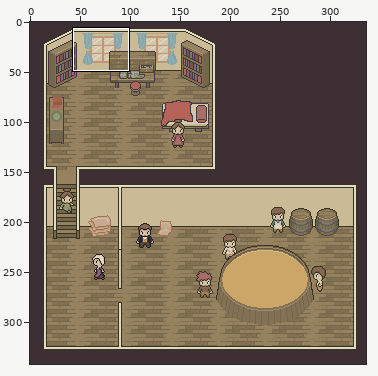
File history of a sprite sheet, assets/02_architecture/03_brewery/fullScene.png. Above, an overview of the earlier version with the close-up marked.
Close-up. Before the commit:
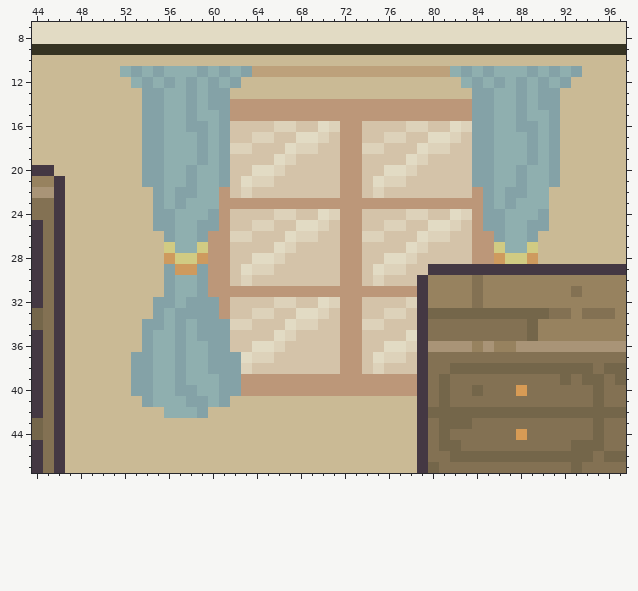
The file is 336x342 pixels. Colours within 5 levels of each other are drawn and written as one. Shown: x 44..97, y 7..47.
Now the later version:
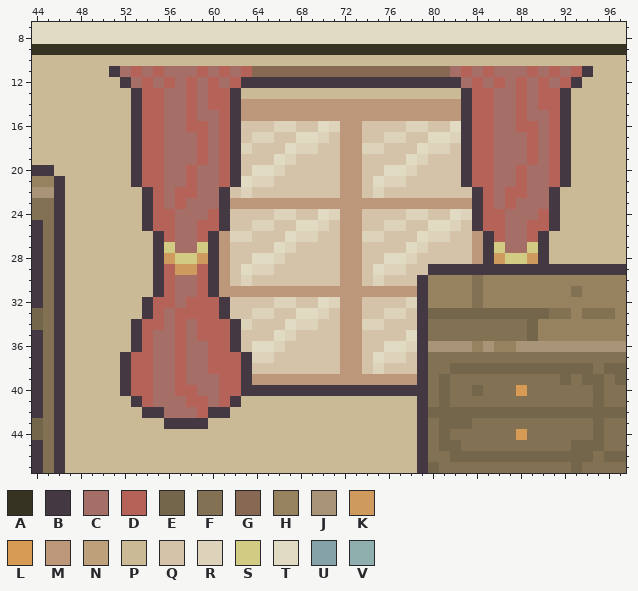
Palette (. is transparent): A #363322  B #443843  C #a56f68  D #b56358  E #74664a  F #837153  G #876853  H #97825f  J #a99477  K #ce9a5e  L #d79b55  M #bc9779  N #bda17b  P #caba95  Q #d4c3a9  R #ddd2ba  S #d1cb83  T #e2dbc4  U #84a2a7  V #8fafaf
Edits made:
Colour M gives way to colour B in rows 14 to 15 at x 62 and 83; in rows 22 to 25 at x 61 and 84; in rows 26 to 28 at x 60 and 85; in rows 29 to 31 at x 60; in rows 32 to 33 at x 61; in row 39 at x 63.
Colour M gives way to colour B in row 40 at x 63 to 78.
Colour P gives way to colour B in row 11 at x 51 and 94; in row 12 at x 52, 63 to 82 and 93; in row 13 at x 53, 62, 83 and 92; in rows 14 to 21 at x 53 and 92; in rows 22 to 25 at x 54 and 91; in rows 26 to 28 at x 55 and 90.
Colour P gives way to colour B in rows 29 to 31 at x 55; in rows 32 to 33 at x 54; in rows 34 to 36 at x 53; in rows 37 to 40 at x 52; in row 41 at x 53 and 62; in row 42 at x 54 to 55 and 60 to 61.
Colour P gives way to colour B in row 43 at x 56 to 59.
Colour Q gives way to colour B in row 16 at x 62; in row 17 at x 62 and 83; in row 18 at x 83; in rows 19 to 21 at x 62 and 83; in rows 35 to 36 at x 62.
Colour R gives way to colour B in row 16 at x 83; in row 18 at x 62; in row 34 at x 62; in row 38 at x 63.
Colour T gives way to colour B in row 37 at x 63.
Colour V gives way to colour C in row 11 at x 52, 54, 56 to 58, 60, 62, 82, 84, 86 to 88, 90 and 92; in row 12 at x 53, 55, 57, 59, 61, 83, 85, 87, 89 and 91; in rows 13 to 14 at x 56 to 57, 59, 86 to 87 and 89; in row 15 at x 56 to 57, 59 to 60, 86 to 87 and 89 to 90; in row 16 at x 56 to 57, 60, 86 to 87 and 90; in rows 17 to 19 at x 56 to 58, 60, 86 to 88 and 90.
Colour V gives way to colour C in rows 20 to 21 at x 56 to 57, 59 to 60, 86 to 87 and 89 to 90; in row 22 at x 56, 59 to 60, 86 and 89 to 90; in row 23 at x 56, 58 to 60, 86 and 88 to 90; in row 24 at x 57 to 59 and 87 to 89; in rows 25 to 27 at x 57 to 58 and 87 to 88; in rows 30 to 31 at x 57 to 58.
Colour V gives way to colour C in row 32 at x 57; in row 33 at x 56; in row 34 at x 56 and 58; in row 35 at x 55 to 56 and 58; in rows 36 to 38 at x 55 to 56 and 58 to 59; in row 39 at x 55 to 56 and 58 to 60.
Colour V gives way to colour C in row 40 at x 55 to 56 and 59 to 60; in row 41 at x 55 to 57 and 60; in row 42 at x 56 to 58.
Colour U gives way to colour D in row 11 at x 53, 55, 59, 61, 63, 83, 85, 89, 91 and 93; in row 12 at x 54, 56, 58, 60, 62, 84, 86, 88, 90 and 92; in rows 13 to 14 at x 54 to 55, 58, 60 to 61, 84 to 85, 88 and 90 to 91; in row 15 at x 54 to 55, 58, 61, 84 to 85, 88 and 91; in row 16 at x 54 to 55, 58 to 59, 61, 84 to 85, 88 to 89 and 91; in rows 17 to 19 at x 54 to 55, 59, 61, 84 to 85, 89 and 91.
Colour U gives way to colour D in rows 20 to 21 at x 54 to 55, 58, 61, 84 to 85, 88 and 91; in row 22 at x 55, 57 to 58, 85 and 87 to 88; in row 23 at x 55, 57, 85 and 87; in row 24 at x 55 to 56, 60, 85 to 86 and 90; in row 25 at x 55 to 56, 59 to 60, 85 to 86 and 89 to 90; in row 26 at x 56, 59, 86 and 89.
Colour U gives way to colour D in rows 29 to 31 at x 56 and 59; in row 32 at x 55 to 56 and 58 to 60; in row 33 at x 55 and 57 to 60; in row 34 at x 54 to 55, 57 and 59 to 61; in row 35 at x 54, 57 and 59 to 61; in row 36 at x 54, 57 and 60 to 61.
Colour U gives way to colour D in rows 37 to 38 at x 53 to 54, 57 and 60 to 62; in row 39 at x 53 to 54, 57 and 61 to 62; in row 40 at x 53 to 54, 57 to 58 and 61 to 62; in row 41 at x 54, 58 to 59 and 61; in row 42 at x 59.
Colour N gives way to colour G in row 11 at x 64 to 81.
Boxes around the changes in both close-ups, in picture pixels (x1, y1, x2, y2):
changed: (109, 66, 593, 429)
